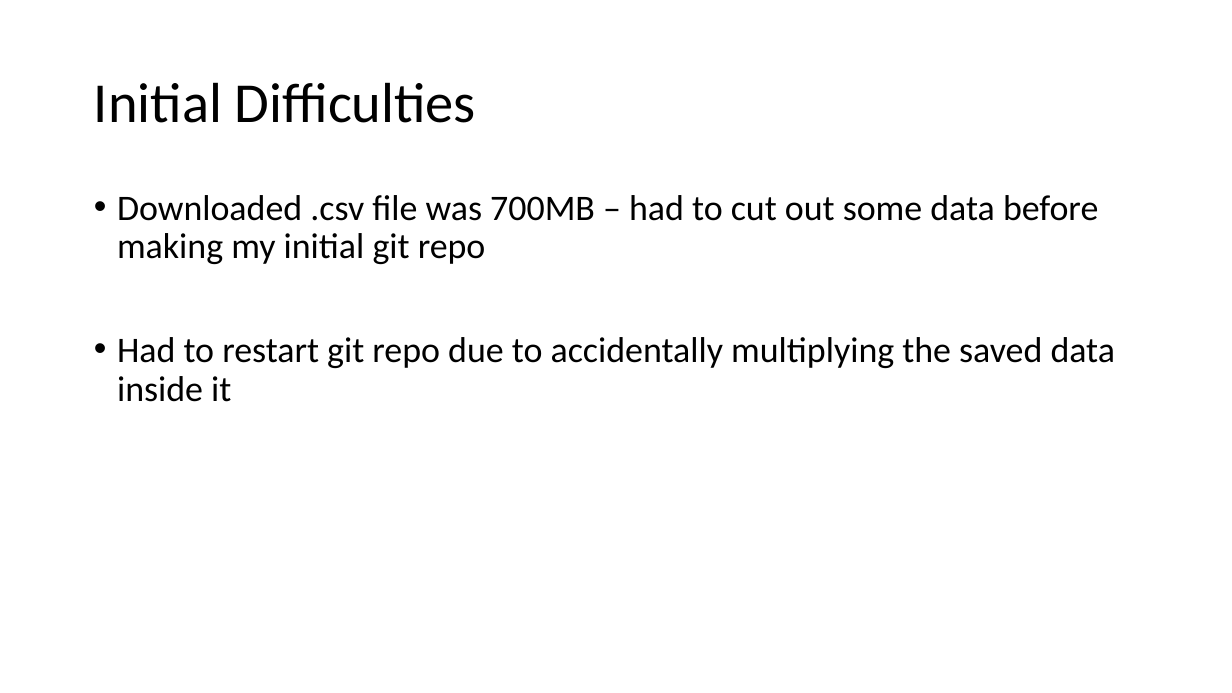
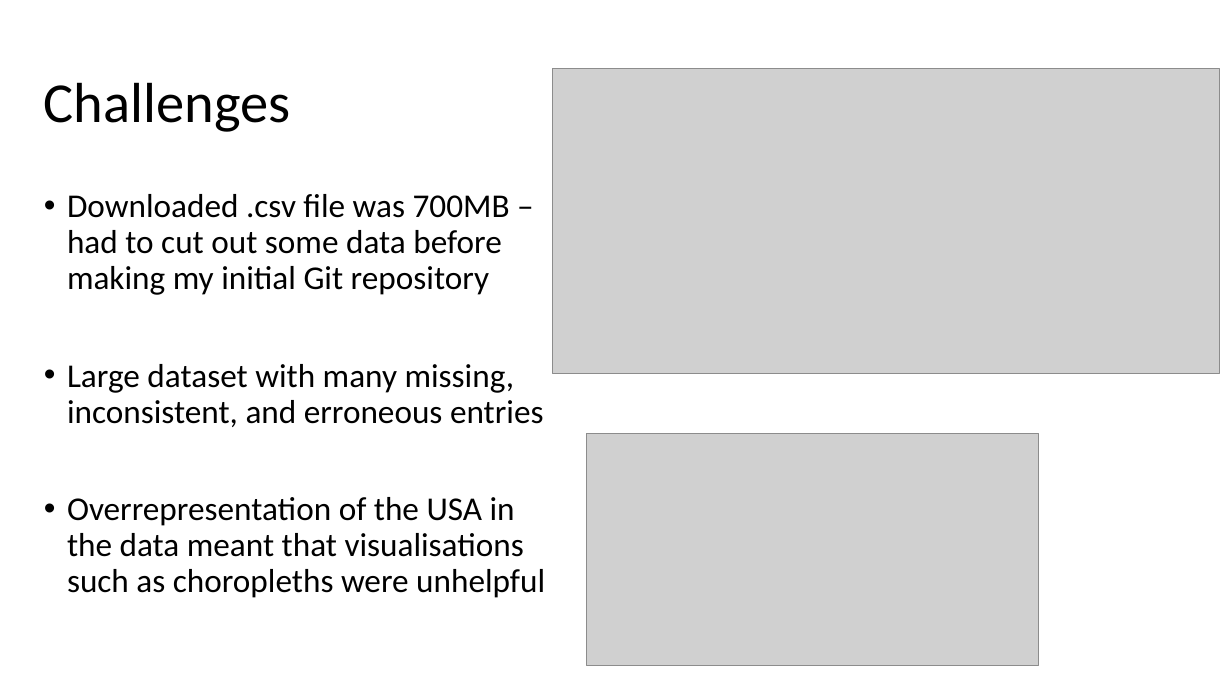
Before and after one commit to LillWawrence/freeform_programming_assessment_new, a slide deck: slide 10 of freeform_presentation.pptx (slide 5 before the commit). Drawn at 1232x693 pixels with LibreOffice and Linux fonts; fonts in the diff are those of the drawing; grey boxes stand for pictures. Boxes give left, top, right and bottom in pixels: in the first picture for what was removed or moved away, otherwise in the second. Text is boxed around its words. In the diff, an @@ line names an element or a change of style, - is before the commit and + after.

```diff
--- a/freeform_presentation.pptx
+++ b/freeform_presentation.pptx
@@ title at box(44, 82, 291, 132): text changed @@
-Initial Difficulties
+Challenges
@@ picture added at box(552, 68, 1219, 373) @@
@@ text at box(67, 194, 545, 598): text changed; size 28 to 25.9 pt @@
-• Downloaded .csv file was 700MB – had to cut out some data before making my initial git repo
-• Had to restart git repo due to accidentally multiplying the saved data inside it
+• Downloaded .csv file was 700MB – had to cut out some data before making my initial Git repository
+• Large dataset with many missing, inconsistent, and erroneous entries
+• Overrepresentation of the USA in the data meant that visualisations such as choropleths were unhelpful
@@ picture added at box(586, 433, 1039, 666) @@
```
Also in this commit, not shown: 3 other slides changed, 6 slides added, 2 other files.
